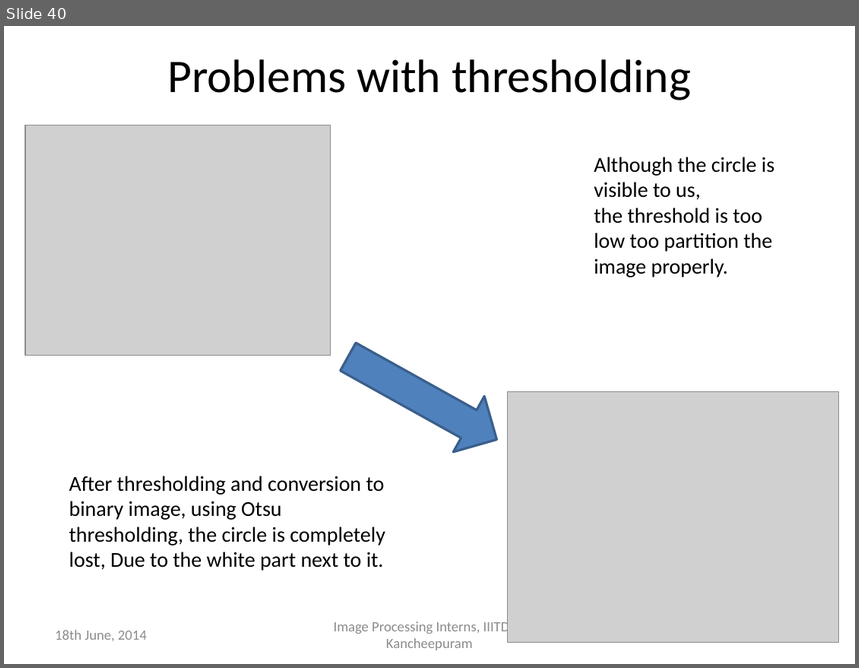
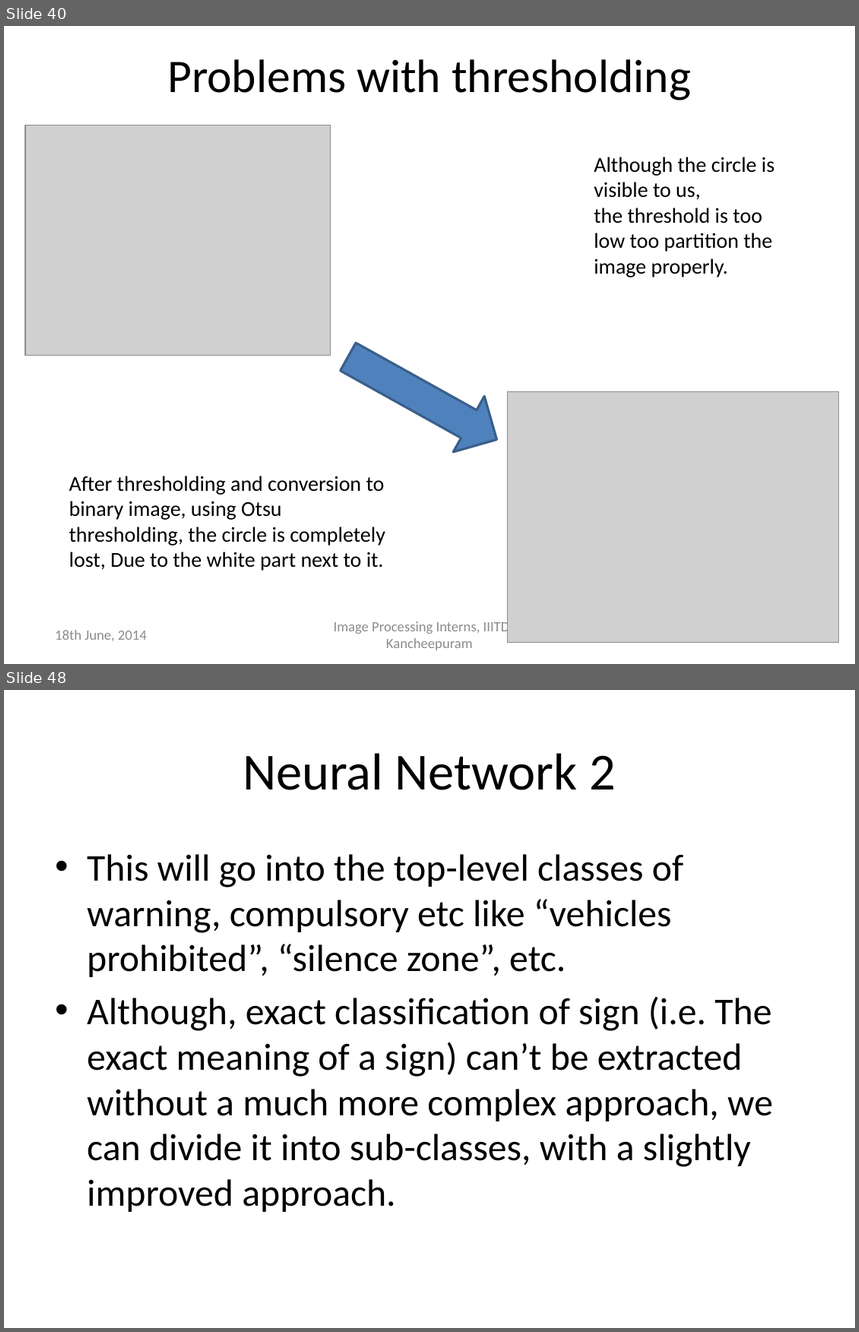
Before and after one commit to defuchocolate/traffic-sign-recog, a slide deck: Presentation1_Present.pptx. Shown one above the other, each under a label of ours: slide 40 before the commit, slides 40 and 48 after it; the slides between them are not shown. The pictures are 859x668 and 859x1332 pixels, drawn with LibreOffice and Linux fonts; fonts in the diff are those of the drawing; grey boxes stand for pictures. Boxes give left, top, right and bottom in pixels: in the first picture for what was removed or moved away, otherwise in the second. Text is boxed around its words. In the diff, an @@ line names an element or a change of style, - is before the commit and + after.

```diff
--- a/Presentation1_Present.pptx
+++ b/Presentation1_Present.pptx
@@ slide 48 added at (4, 690, 855, 1328), background #FFFFFF @@
@@ title added at (243, 753, 616, 790), 44 pt, text #000000 @@
+Neural Network 2
@@ text added at (87, 854, 773, 1212), 32 pt, text #000000 @@
+• This will go into the top-level classes of warning, compulsory etc like “vehicles prohibited”, “silence zone”, etc.
+• Although, exact classification of sign (i.e. The exact meaning of a sign) can’t be extracted without a much more complex approach, we can divide it into sub-classes, with a slightly improved approach.
```
Also in this commit, not shown: 11 other slides added, 8 other files.
